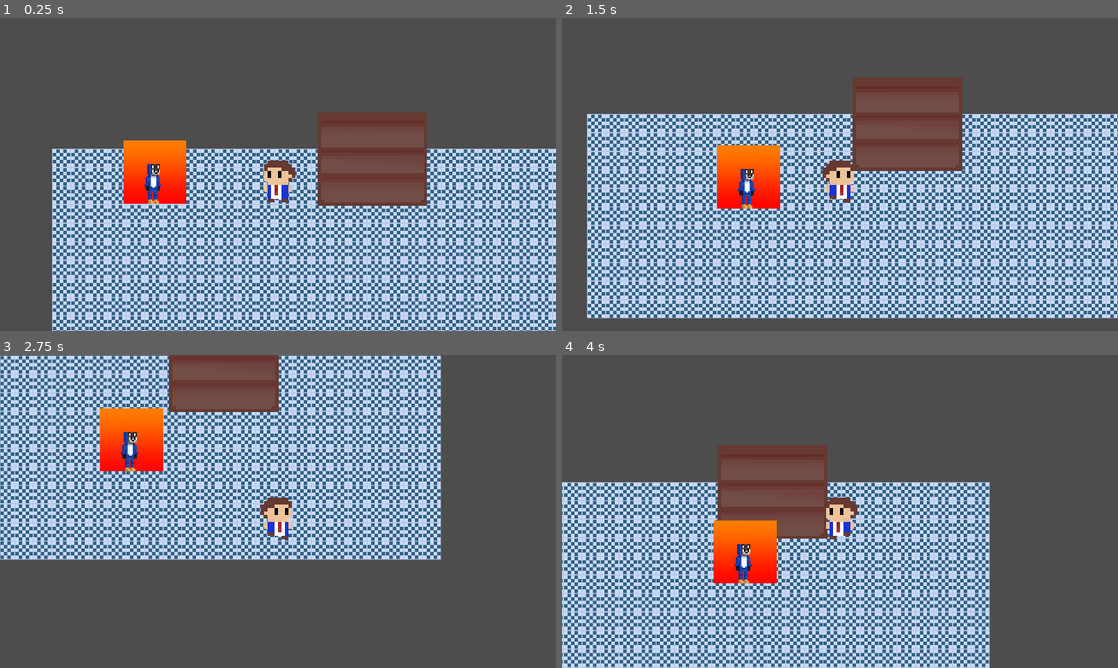
Above: before the commit, frames 1-4 (two rows, left to right).
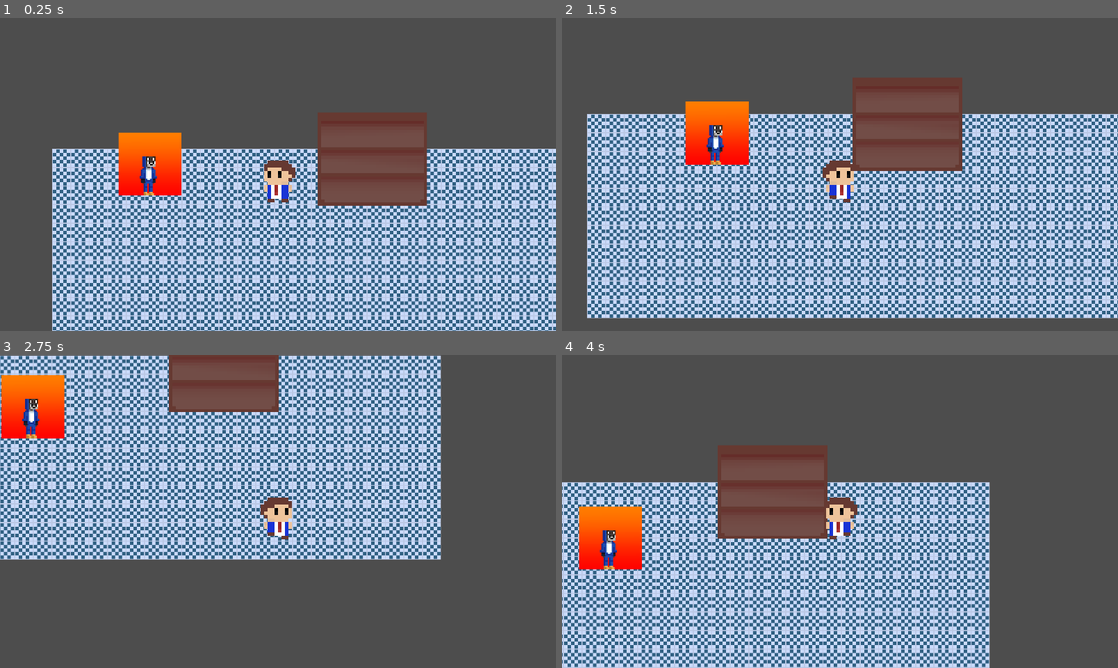
Above: after the commit, the same moments.

Repository: hasofit/super-lame-named-supermarket
Game: Godot game, scene res://Scenes/test scene.tscn
Same seed, same stepped clock (60 frames per second), same inputs: the game is played once before the commit and once after it.
Inputs:
- Up to frame 1 (0.25 s): no input
- Up to frame 2 (1.5 s): hold D (move_right) 0.53-1.28 s; tap E (interact) at 0.6, 1.35 s; hold S (move_down) from 1.28 s (still down)
- Up to frame 3 (2.75 s): release S (move_down) at 2.03 s; hold D (move_right) from 2.03 s (still down); tap E (interact) at 2.1 s
- Up to frame 4 (4 s): release D (move_right) at 2.78 s; hold W (move_up) 2.78-3.53 s; tap E (interact) at 2.85, 3.6 s; hold A (move_left) from 3.53 s (still down)

The runs differ from the first frame. In frame 1, 1.3% of the frame differs, in the area x 21-34%, y 36-60%; in frame 2, 4.3%; in frame 3, 4.6%, in the area x 0-30%, y 6-38%; in frame 4, 4.6%.
Error before the commit: Cannot call method 'start' on a null value. (res://script/villager_movment.gd:12)

Commit message:
villigers

Diff:
--- a/Scenes/test scene.tscn
+++ b/Scenes/test scene.tscn
@@ -9,9 +9,9 @@
 
 [sub_resource type="Curve2D" id="Curve2D_op41l"]
 _data = {
-"points": PackedVector2Array(0, 0, 0, 0, 0, 0, 0, 0, 0, 0, 92, 71, 0, 0, 0, 0, 200, 117, 0, 0, 0, 0, 304, 127, 0, 0, 0, 0, 368, 81, 0, 0, 0, 0, 397, 151, 0, 0, 0, 0, 330, 176, 0, 0, 0, 0, 202, 168, 0, 0, 0, 0, 112, 157, 0, 0, 0, 0, -27, 155, 0, 0, 0, 0, -42, 99)
+"points": PackedVector2Array(0, 0, 0, 0, 0, 0, 0, 0, 0, 0, 66, 7, 0, 0, 0, 0, 65, 69, 0, 0, 0, 0, 129, 72, 0, 0, 0, 0, 132, 135, 0, 0, 0, 0, 3, 136, 0, 0, 0, 0, 1, 198)
 }
-point_count = 11
+point_count = 7
 
 [sub_resource type="TileSetAtlasSource" id="TileSetAtlasSource_r4c8n"]
 texture = ExtResource("6_r4c8n")
@@ -52,6 +52,10 @@
 [node name="Sprite2D" type="Sprite2D" parent="Path2D/PathFollow2D/Villager"]
 position = Vector2(-1.52588e-05, 2)
 
+[node name="Timer" type="Timer" parent="Path2D/PathFollow2D/Villager"]
+wait_time = 10.0
+one_shot = true
+
 [node name="Shelf" parent="." instance=ExtResource("5_op41l")]
 position = Vector2(169, -15)
 scale = Vector2(3.5, 3.5)
@@ -60,3 +64,5 @@
 tile_set = SubResource("TileSet_oyovm")
 format = 2
 layer_0/tile_data = PackedInt32Array(196606, 1, 0, 262142, 1, 1, 196607, 65537, 0, 262143, 65537, 1, 131072, 1, 0, 1966 …(20338 unchanged characters)…
+
+[connection signal="timeout" from="Path2D/PathFollow2D/Villager/Timer" to="Path2D/PathFollow2D" method="_on_timer_timeout"]
Not shown, added: sprites/Lettuce.png.import
Not shown, added: sprites/boreo.png.import
Not shown, added: sprites/carrot.png.import
Not shown, added: sprites/playerback.png.import
Not shown, added: sprites/supplymenu.png.import
Not shown, added: sprites/supplytext.png.import
Not shown, added: sprites/tomato.png.import
